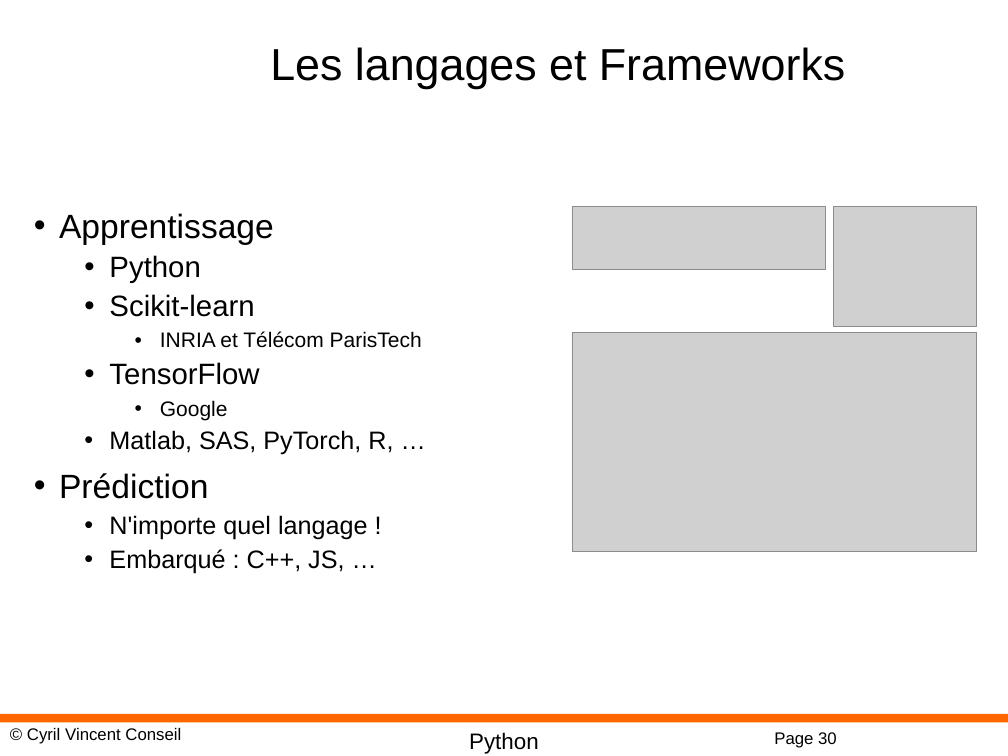
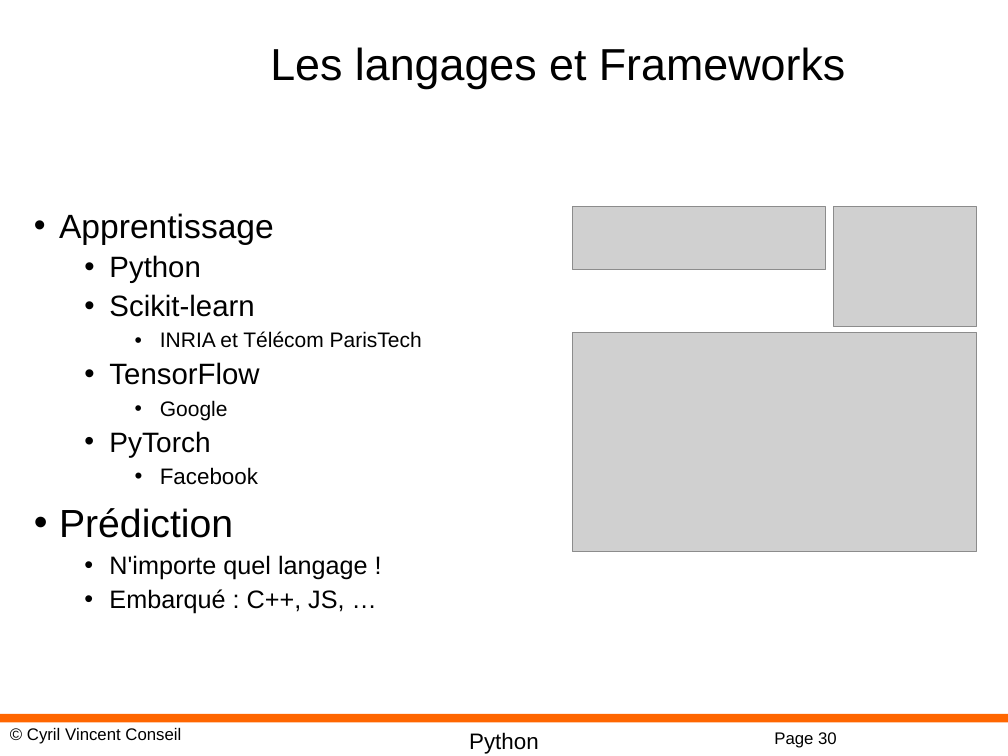
Before and after one commit to cyrilvincent/mlops, a slide deck: slide 30 of ppt/MLOps01-Intro.pptx. Drawn at 1008x756 pixels with LibreOffice and Linux fonts; fonts in the diff are those of the drawing; grey boxes stand for pictures; background and template pictures are left out. Boxes give left, top, right and bottom in pixels: in the first picture for what was removed or moved away, otherwise in the second. Text is boxed around its words. In the diff, an @@ line names an element or a change of style, - is before the commit and + after.

```diff
--- a/ppt/MLOps01-Intro.pptx
+++ b/ppt/MLOps01-Intro.pptx
@@ text at (109,431,258,485): text changed; size 18 to 16 pt @@
-  • Matlab, SAS, PyTorch, R, …
+  • PyTorch
+    • Facebook
@@ text at (59,508,233,538): size 24 to 28 pt in "Prédiction" @@
```
Also in this commit, not shown: 2 other slides changed, 2 other files.
